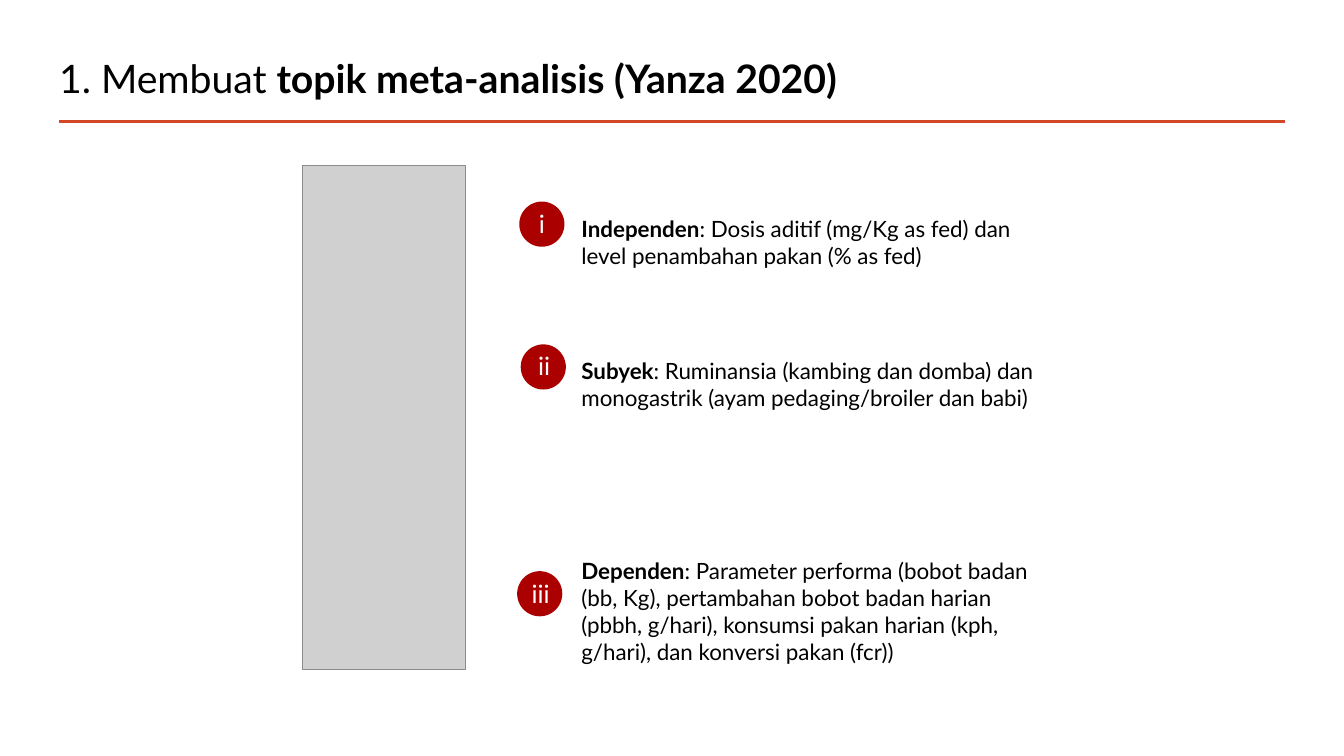
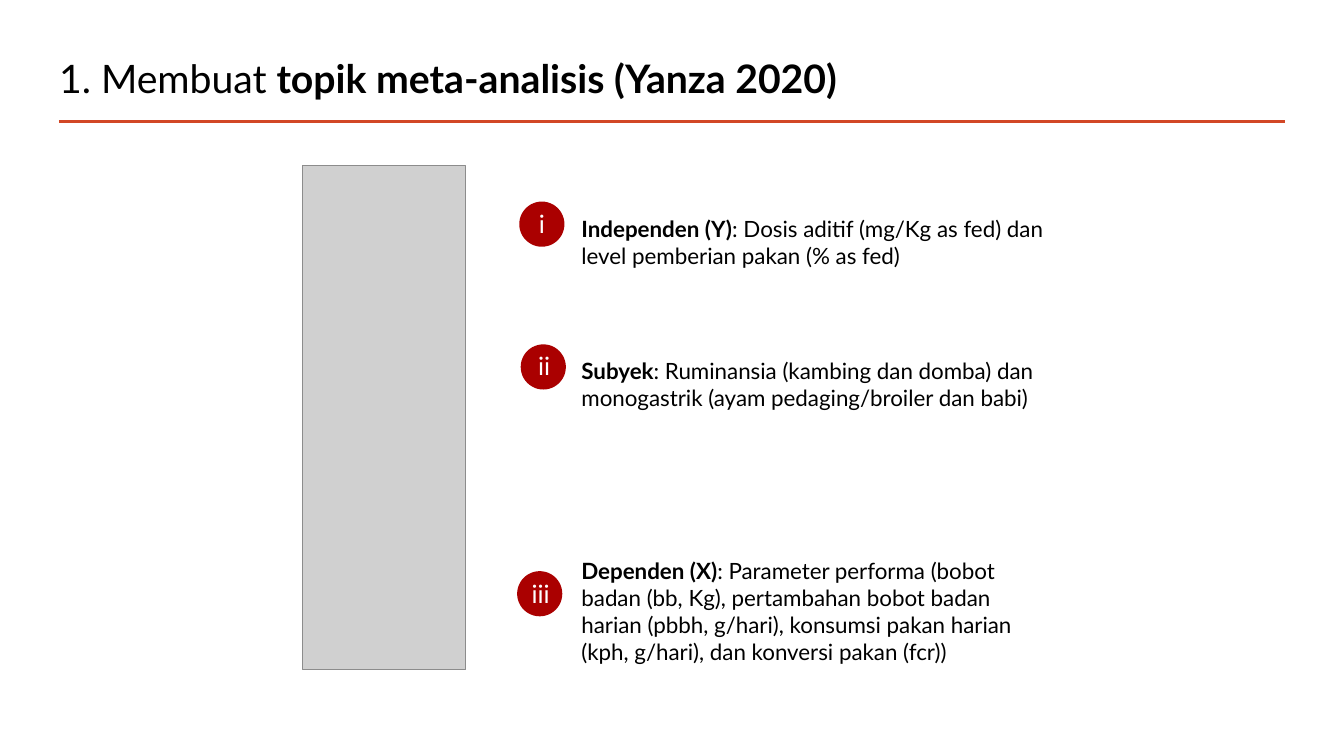
Before and after one commit to mohammad-miftakhus-sholikin/pelatihan-2020-metal, a slide deck: slide 5 of ch3_reference/Presentation_2022__Sholikin.pptx. Drawn at 1344x756 pixels with LibreOffice and Linux fonts; fonts in the diff are those of the drawing; grey boxes stand for pictures. Boxes give left, top, right and bottom in pixels: in the first picture for what was removed or moved away, otherwise in the second. Text is boxed around its words. In the diff, an @@ line names an element or a change of style, - is before the commit and + after.

```diff
--- a/ch3_reference/Presentation_2022__Sholikin.pptx
+++ b/ch3_reference/Presentation_2022__Sholikin.pptx
@@ text at (x1=581, y1=219, x2=1043, y2=268): text changed @@
-Independen: Dosis aditif (mg/Kg as fed) dan level penambahan pakan (% as fed)
+Independen (Y): Dosis aditif (mg/Kg as fed) dan level pemberian pakan (% as fed)
@@ text at (x1=581, y1=561, x2=1012, y2=664): text changed @@
-Dependen: Parameter performa (bobot badan (bb, Kg), pertambahan bobot badan harian (pbbh, g/hari), konsumsi pakan harian (kph, g/hari), dan konversi pakan (fcr))
+Dependen (X): Parameter performa (bobot badan (bb, Kg), pertambahan bobot badan harian (pbbh, g/hari), konsumsi pakan harian (kph, g/hari), dan konversi pakan (fcr))
```
Also in this commit, not shown: 3 other slides changed, 3 slides added, 1 slide removed.
